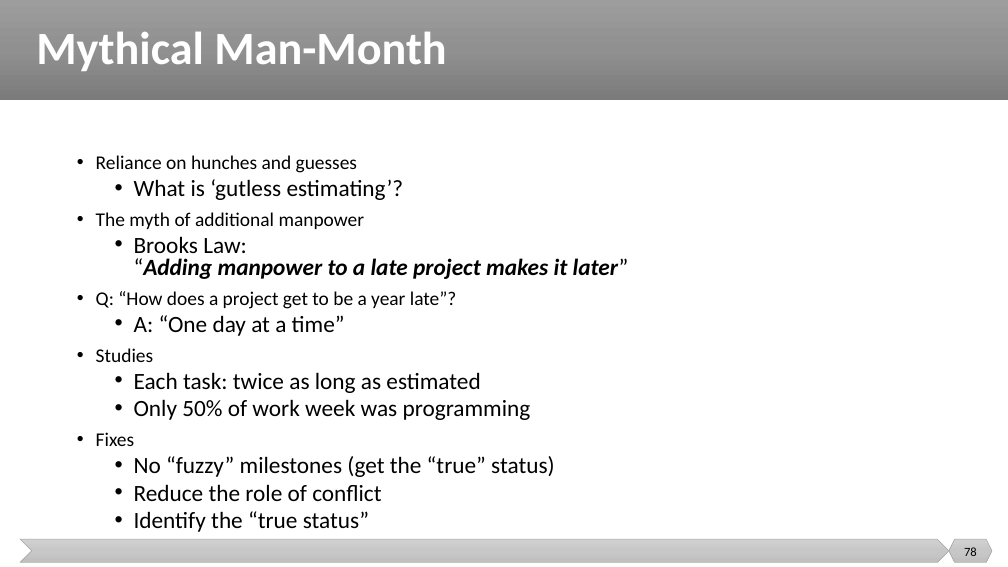
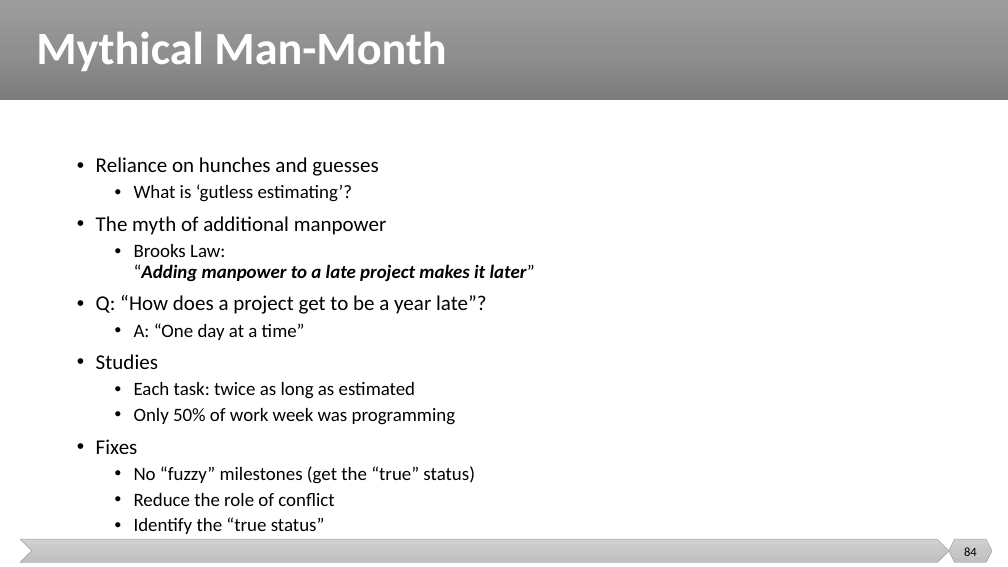
Before and after one commit to malenezi/malenezi, a slide deck: slide 84 of SE423/Lectures/6-Planning/Scheduling and Tracking.pptx (slide 78 before the commit). Drawn at 1008x567 pixels with LibreOffice and Linux fonts; fonts in the diff are those of the drawing. Boxes give left, top, right and bottom in pixels: in the first picture for what was removed or moved away, otherwise in the second. Text is boxed around its words. In the diff, an @@ line names an element or a change of style, - is before the commit and + after.

```diff
--- a/SE423/Lectures/6-Planning/Scheduling and Tracking.pptx
+++ b/SE423/Lectures/6-Planning/Scheduling and Tracking.pptx
@@ text "Reliance on hunches and guesses" at [96, 157, 535, 506]: size 18.5 to 20 pt in "Reliance on hunches and guesses", "The myth of additional manpower", "Q: “How does a project get to ...", "Studies" and 1 more places; size 22.2 to 18 pt in "What is ‘gutless estimating’?", "Brooks Law: “Adding manpower to a late ...", "A: “One day at a time”", "Each task: twice as long as estimated" and 4 more places; line spacing 0.8 to 0.9 @@
@@ page number at [964, 547, 977, 556]: text changed @@
-78
+84
```
Also in this commit, not shown: 26 other slides changed, 2 slides added, 5 slides removed.
